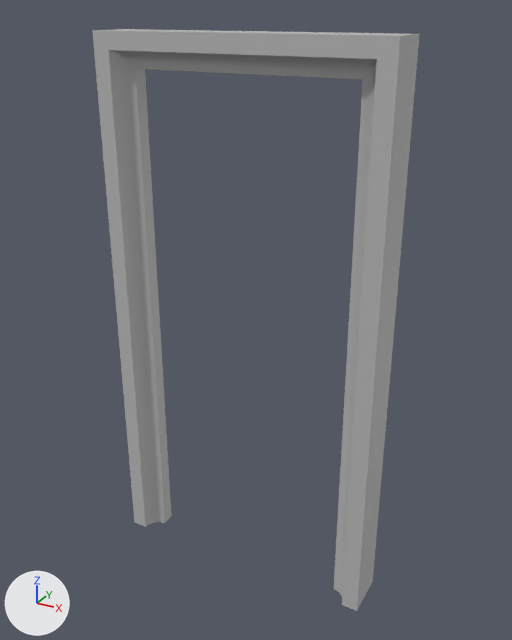
Renders of the FBX model Assets/Models/Mansion/NewMansion/Fbx/PuertaHabitaciones.fbx from each side of a commit.
The view is the same before and after, from a camera (50 mm lens) standing at (1.27, -2.22, 2.28) and looking at (0.03, 0.04, 1.15). Arrows for +X, +Y and +Z are at lower left; the lights stay in place.

In view in the first picture: 'PuertaHabitaciones'.
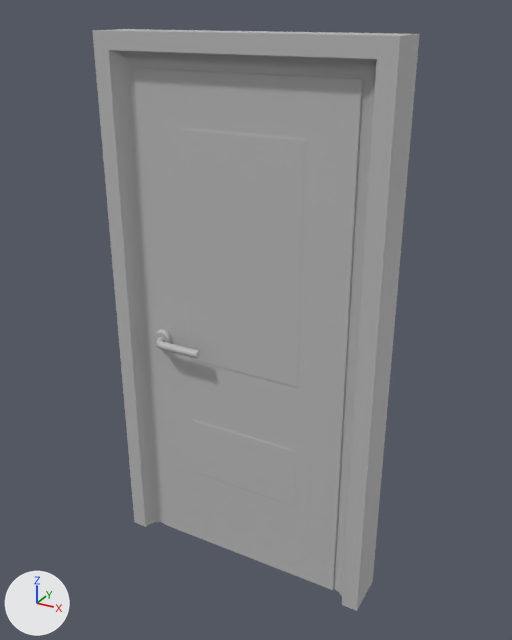
Changed parts and their boxes (x1, y1, x2, y2) in the pictures (512 x 640 px):
'Puerta_03', shown: after (134, 69, 363, 590)
'Manija_04', shown: after (155, 329, 200, 359)

The change, as a diff of the scene's bpy script:
```diff
--- a/Assets/Models/Mansion/NewMansion/Fbx/PuertaHabitaciones.fbx.py
+++ b/Assets/Models/Mansion/NewMansion/Fbx/PuertaHabitaciones.fbx.py
@@ ob_puerta_03 @@
 ob_puerta_03.location = (44.07, 0.0, 2.787)
-ob_puerta_03.hide_viewport = True
@@ ob_manija_04 @@
 ob_manija_04.location = (-72.9, 100.2, 0.207)
-ob_manija_04.hide_viewport = True
```
